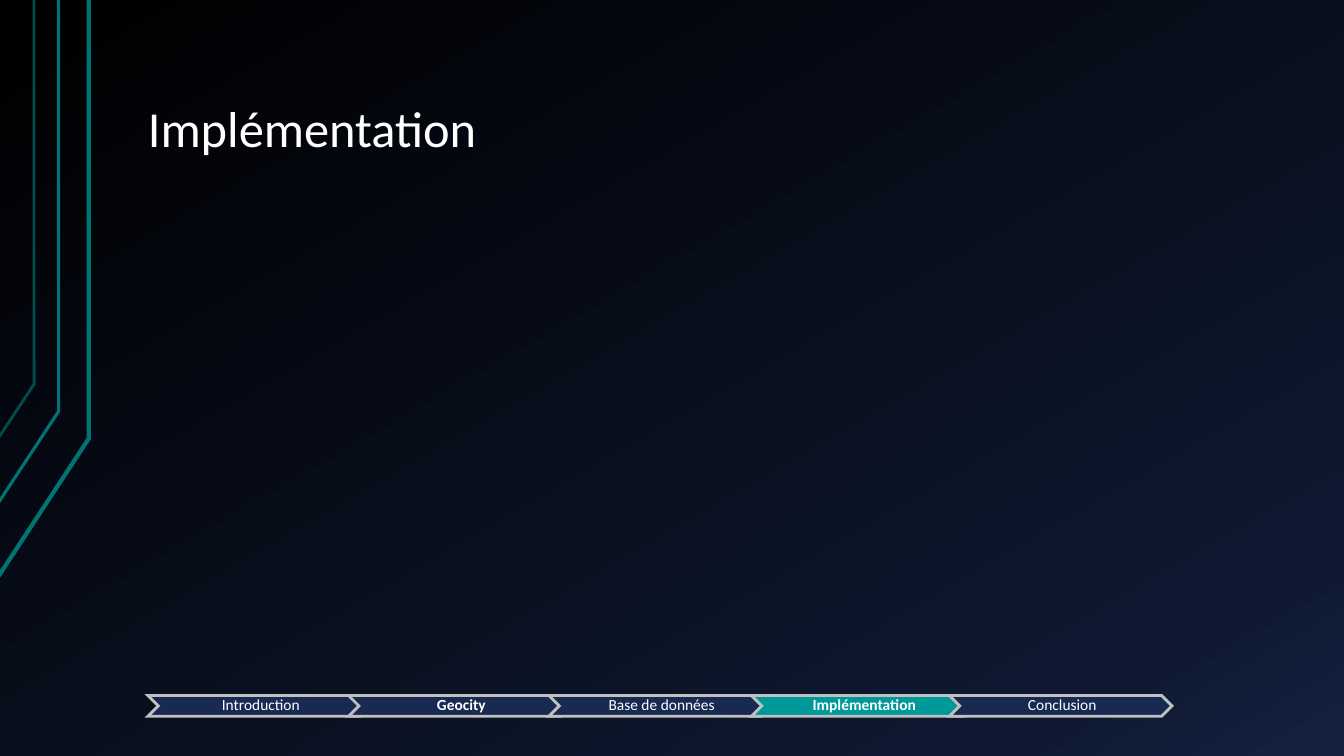
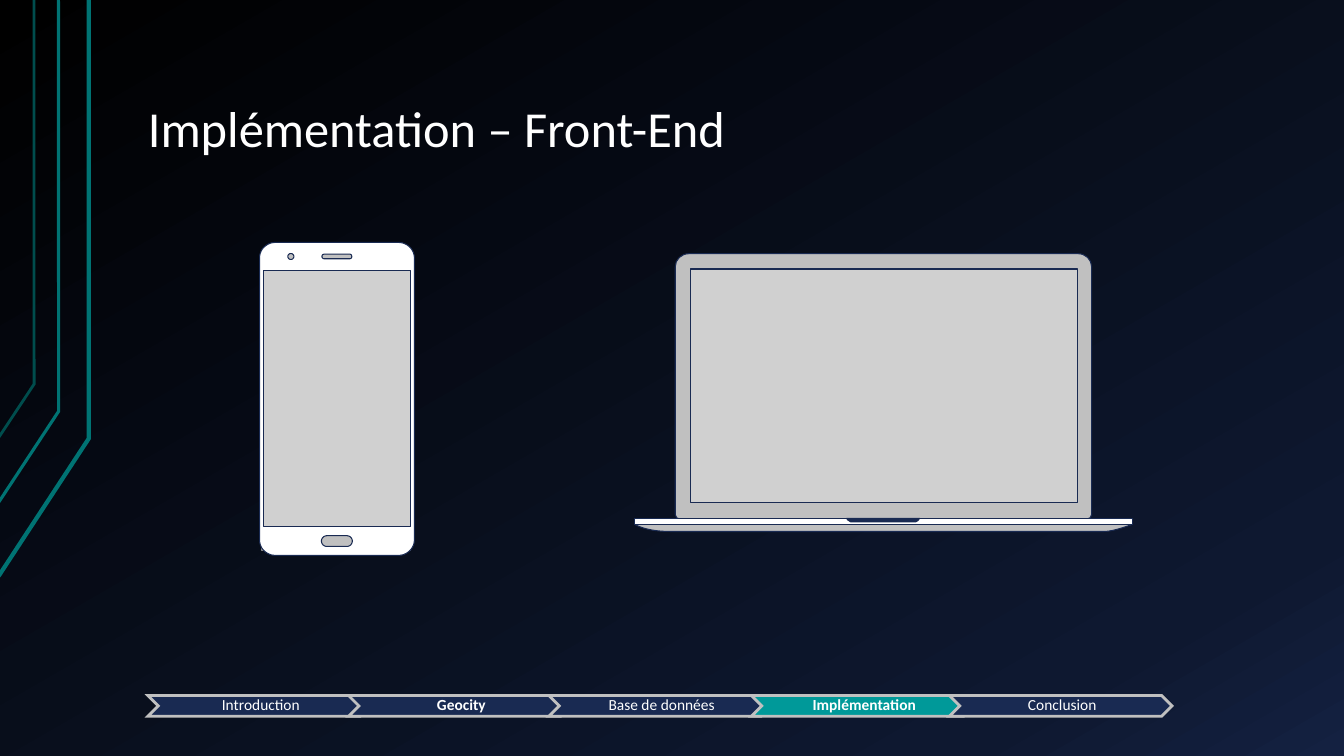
Before and after one commit to WilliamGordon/GeoCity, a slide deck: slide 11 of geocity.analysis/Presentation-TFE.pptx (slide 7 before the commit). Drawn at 1344x756 pixels with LibreOffice and Linux fonts; fonts in the diff are those of the drawing; grey boxes stand for pictures. Boxes give left, top, right and bottom in pixels: in the first picture for what was removed or moved away, otherwise in the second. Text is boxed around its words. In the diff, an @@ line names an element or a change of style, - is before the commit and + after.

```diff
--- a/geocity.analysis/Presentation-TFE.pptx
+++ b/geocity.analysis/Presentation-TFE.pptx
@@ title at [148,112,725,155]: text changed @@
-Implémentation
+Implémentation – Front-End
@@ picture added at [262,269,411,551] @@
@@ group added at [259,243,414,556]: 4 freeform shapes @@
@@ picture added at [688,269,1078,505] @@
@@ group added at [634,254,1132,531]: 4 freeform shapes @@
```
Also in this commit, not shown: 3 other slides changed, 6 slides added, 13 other files.
